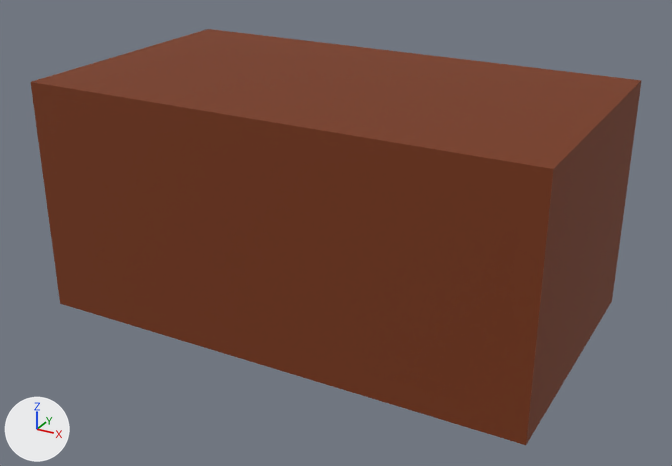
The glTF model public/assets/models/interiors/interior_office_desk_01.glb, before and after one commit.
Camera for both pictures: a 50 mm camera at (1.323, -2.412, 1.457) aimed at (0.024, -0.049, 0.276). Arrows for +X, +Y and +Z are at lower left; the lights stay in place. The older version comes first. Where no turn or scale is listed for an object, it has been applied to the vertices. Vertices at exactly the same position are counted once.
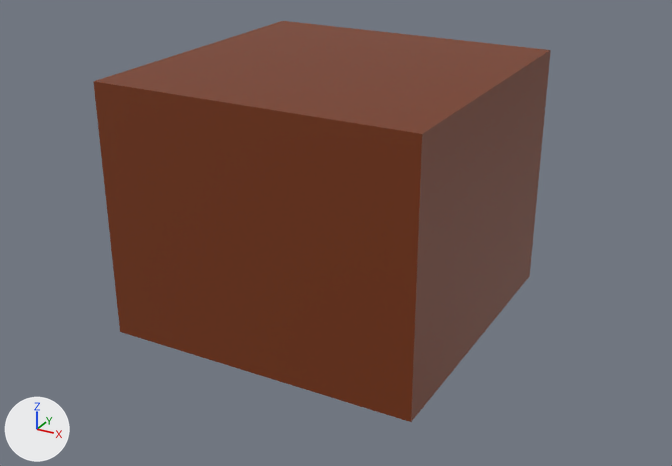
Changed parts and their boxes (x1, y1, x2, y2) in the pictures (672 x 466 px):
```json
{"object": "Mesh_0", "change": "surface changed, rescaled", "before": [31, 29, 642, 445], "after": [93, 21, 551, 422], "on screen": "25% narrower"}
```

Scene script edits in JSON lines:
```json
{"op": "set", "path": "mat_material_0.roughness", "old": "0.8", "new": "0.5"}
{"block": "me_mesh_0", "where": "# used by ob_mesh_0; location = (0.0, 0.0, 0.375)"}
{"op": "remove", "block": "me_mesh_0", "code": "me_mesh_0.from_pydata(...)  # 8 vertices, 12 faces; spans x -0.8..0.8, y -0.45..0.45, z -0.38..0.38"}
{"op": "add", "block": "me_mesh_0", "code": "me_mesh_0.from_pydata(...)  # 8 vertices, 12 faces; spans x -0.5..0.5, y -0.5..0.5, z -0.4..0.4"}
{"block": "me_mesh_0", "change": "me_mesh_0 part 1: the whole mesh is scaled about its middle by (0.625, 1.11, 1.07)"}
{"op": "set", "path": "ob_mesh_0.location", "old": "(0.0, 0.0, 0.375)", "new": "(0.0, 0.0, 0.4)"}
```
